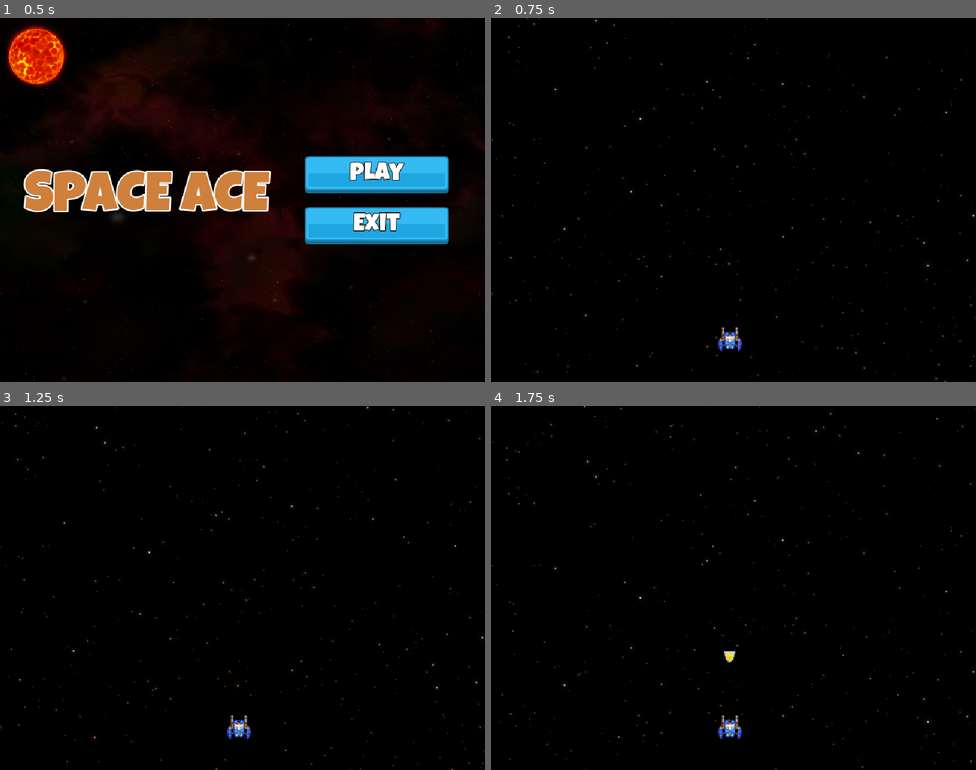
Above: before the commit, frames 1-4 (two rows, left to right).
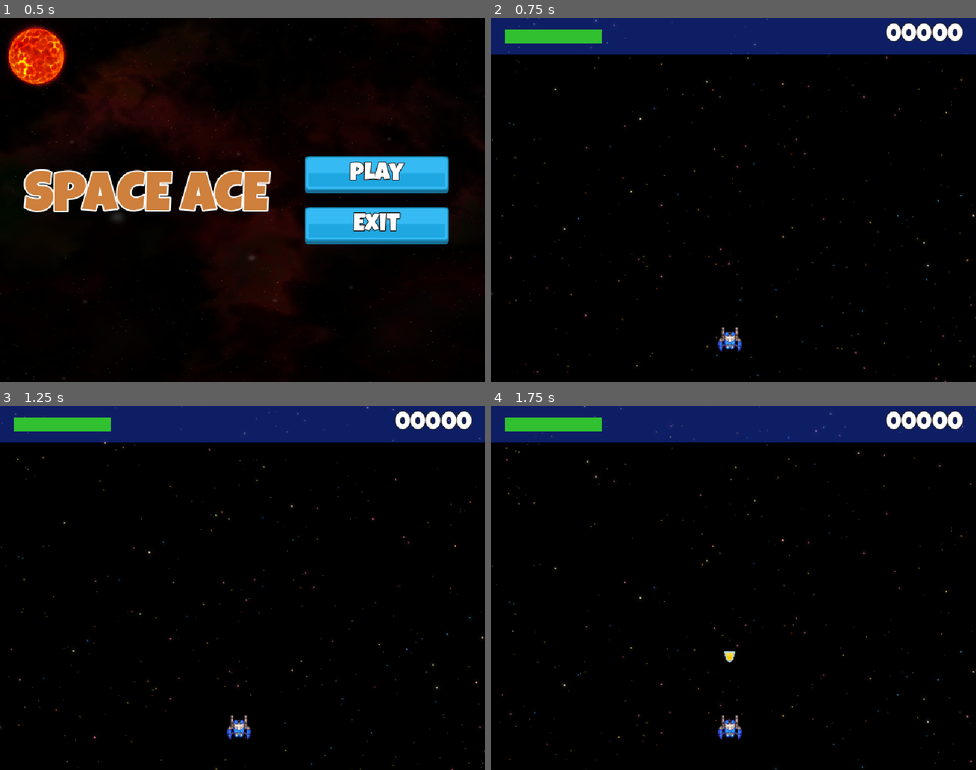
Above: after the commit, the same moments.

Repository: KaNywTipm/Final_Project_SpaceAce
Game: Godot game, scene res://Scenes/Main/Main.tscn
The game is run twice, just before and just after one commit, with the same random seed, the same clock (stepped at 60 frames per second) and the same inputs.
Inputs:
- Up to frame 1 (0.5 s): no input
- Up to frame 2 (0.75 s): click "Play" at 0.5 s
- Up to frame 3 (1.25 s): no input
- Up to frame 4 (1.75 s): tap T (test) at 1.35 s

Frame 1 is identical in both runs. In frame 2, 10% of the frame differs, in the area x 0-100%, y 0-10%; in frame 3, 10%; in frame 4, 10%.

Commit message:
GameUi
HealthBar and Title Score

Diff:
--- /dev/null
+++ b/Scenes/GameUi/GameUi.gd
@@ -0,0 +1 @@
+extends Control
--- /dev/null
+++ b/Scenes/GameUi/GameUi.tscn
@@ -0,0 +1,44 @@
+[gd_scene load_steps=4 format=3 uid="uid://b0ck5ev7q31md"]
+
+[ext_resource type="PackedScene" uid="uid://bm01xikyplp00" path="res://Scenes/HealthBar/HealthBar.tscn" id="1_anb74"]
+[ext_resource type="Script" uid="uid://v6823io3f4ot" path="res://Scenes/GameUi/GameUi.gd" id="1_anolp"]
+[ext_resource type="LabelSettings" uid="uid://6le1jsubhtux" path="res://Resources/lg_white_32.tres" id="2_anolp"]
+
+[node name="GameUi" type="Control"]
+layout_mode = 3
+anchors_preset = 15
+anchor_right = 1.0
+anchor_bottom = 1.0
+grow_horizontal = 2
+grow_vertical = 2
+script = ExtResource("1_anolp")
+
+[node name="ColorRect" type="ColorRect" parent="."]
+custom_minimum_size = Vector2(0, 48)
+layout_mode = 1
+anchors_preset = 10
+anchor_right = 1.0
+grow_horizontal = 2
+color = Color(0.137255, 0.298039, 1, 0.392157)
+
+[node name="MarginContainer" type="MarginContainer" parent="ColorRect"]
+layout_mode = 1
+anchors_preset = 15
+anchor_right = 1.0
+anchor_bottom = 1.0
+grow_horizontal = 2
+grow_vertical = 2
+theme_override_constants/margin_left = 18
+theme_override_constants/margin_right = 18
+
+[node name="HealthBar" parent="ColorRect/MarginContainer" instance=ExtResource("1_anb74")]
+custom_minimum_size = Vector2(128, 18)
+layout_mode = 2
+size_flags_horizontal = 0
+size_flags_vertical = 4
+
+[node name="Label" type="Label" parent="ColorRect/MarginContainer"]
+layout_mode = 2
+size_flags_horizontal = 8
+text = "00000"
+label_settings = ExtResource("2_anolp")
--- /dev/null
+++ b/Scenes/HealthBar/HealthBar.gd
@@ -0,0 +1,45 @@
+extends TextureProgressBar
+
+
+class_name HealthBar
+
+
+signal died
+
+
+const COLOR_DANGER: Color = Color("#cc0000")
+const COLOR_MIDDLE: Color = Color("#ff9900")
+const COLOR_GOOD: Color = Color("#33cc33")
+
+
+@export var level_low: int = 30
+@export var level_med: int = 65
+@export var start_health: int = 100
+@export var max_health: int = 100
+
+
+# Called when the node enters the scene tree for the first time.
+func _ready() -> void:
+	max_value = max_health
+	value = start_health
+	set_color()
+
+
+func set_color() -> void:
+	if value < level_low:
+		tint_progress = COLOR_DANGER
+	elif value < level_med:
+		tint_progress = COLOR_MIDDLE
+	else:
+		tint_progress = COLOR_GOOD
+
+
+func incr_value(v: int) -> void:
+	value += v
+	if value <= 0:
+		died.emit()
+	set_color()
+
+
+func take_damage(v: int) -> void:
+	incr_value(-v)
--- /dev/null
+++ b/Scenes/HealthBar/HealthBar.tscn
@@ -0,0 +1,14 @@
+[gd_scene load_steps=4 format=3 uid="uid://bm01xikyplp00"]
+
+[ext_resource type="Texture2D" uid="uid://dew6h5ci3lnpk" path="res://assets/ui/square_shadow.png" id="1_pdsbb"]
+[ext_resource type="Texture2D" uid="uid://bguk5hv0msnqt" path="res://assets/ui/progress_ph.png" id="2_7uir0"]
+[ext_resource type="Script" uid="uid://c5wg14h6yausy" path="res://Scenes/HealthBar/HealthBar.gd" id="3_w8cp8"]
+
+[node name="HealthBar" type="TextureProgressBar"]
+offset_right = 48.0
+offset_bottom = 48.0
+value = 50.0
+nine_patch_stretch = true
+texture_under = ExtResource("1_pdsbb")
+texture_progress = ExtResource("2_7uir0")
+script = ExtResource("3_w8cp8")
--- a/Scenes/Level/Level.tscn
+++ b/Scenes/Level/Level.tscn
@@ -6,6 +6,7 @@
 [ext_resource type="PackedScene" uid="uid://cs7twesq7bmwk" path="res://Scenes/Player/Player.tscn" id="3_4dwx7"]
 [ext_resource type="PackedScene" uid="uid://c8pkpg6y6ly4y" path="res://Scenes/ObjectMaker/ObjectMaker.tscn" id="4_k2uda"]
 [ext_resource type="AudioStream" uid="uid://t0l7khnjnye0" path="res://assets/sounds/loops/Mercury.wav" id="5_ksici"]
+[ext_resource type="PackedScene" uid="uid://b0ck5ev7q31md" path="res://Scenes/GameUi/GameUi.tscn" id="7_8gphe"]
 
 [node name="Level" type="Node2D"]
 script = ExtResource("1_ksici")
@@ -23,3 +24,7 @@
 stream = ExtResource("5_ksici")
 volume_db = -10.0
 autoplay = true
+
+[node name="CanvasLayer" type="CanvasLayer" parent="."]
+
+[node name="GameUi" parent="CanvasLayer" instance=ExtResource("7_8gphe")]
Not shown, added: Scenes/GameUi/GameUi.gd.uid
Not shown, added: Scenes/HealthBar/HealthBar.gd.uid
Not shown: 1 places in Scenes/Level/Level.tscn that only renumber resources
